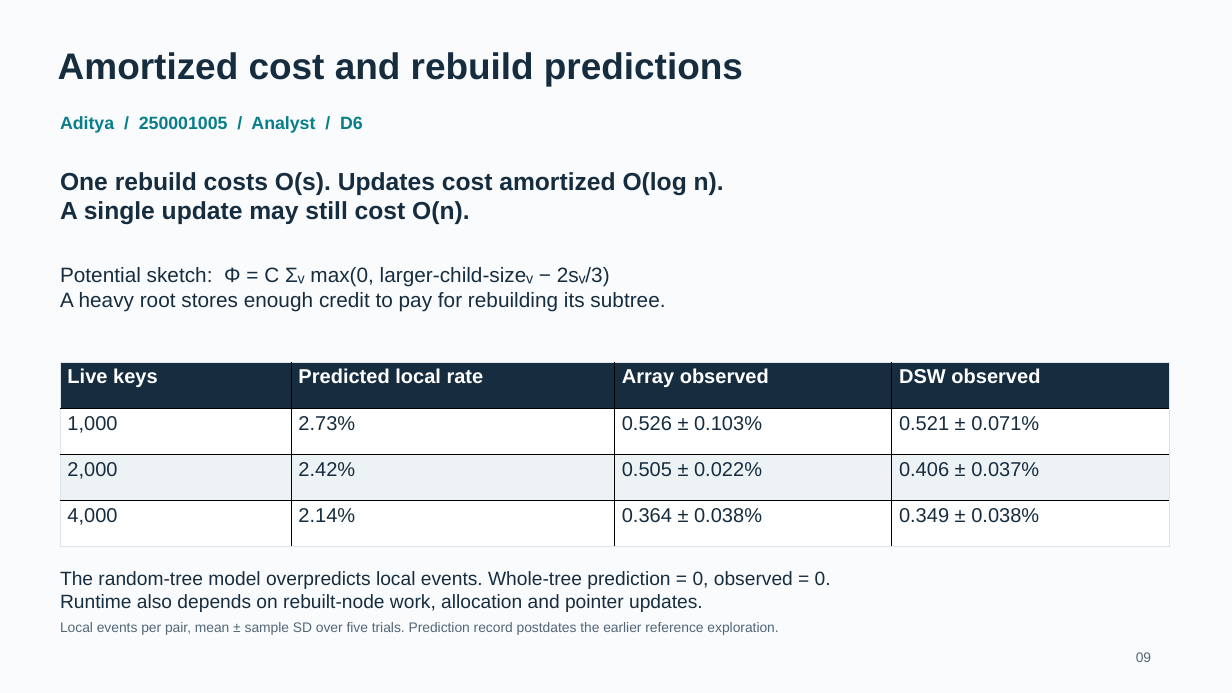
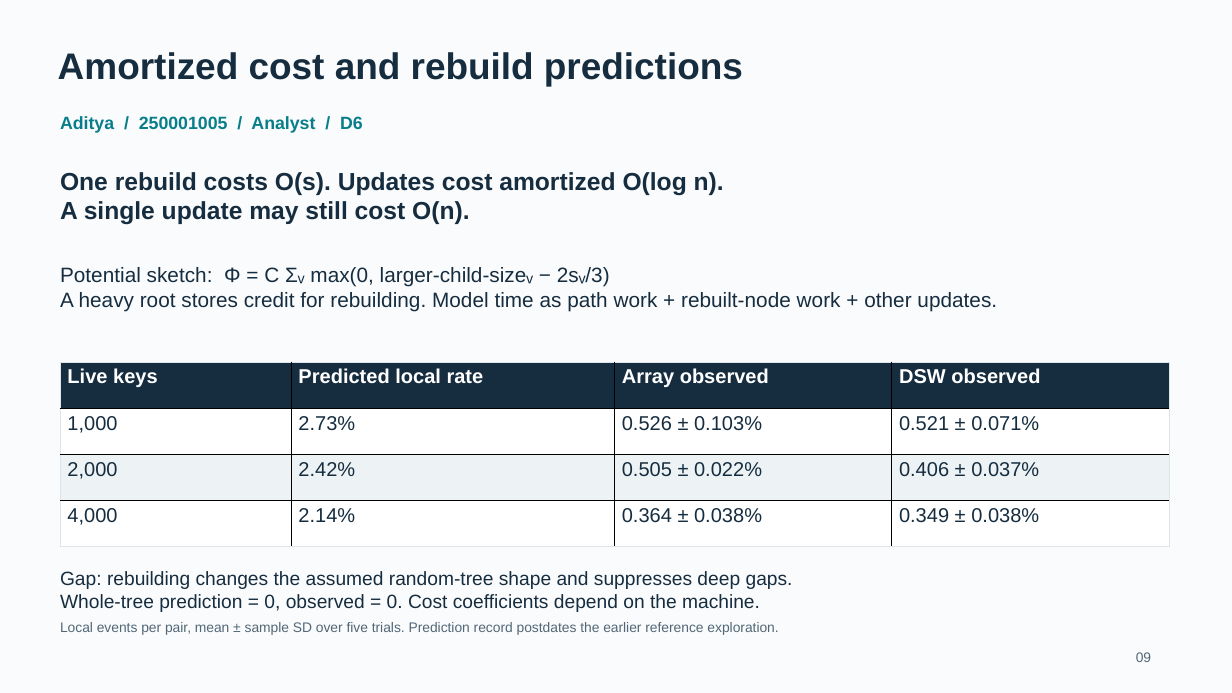
Before and after one commit to MayankMoyal/DSA-Project, a slide deck: slide 9 of docs/slides/slides.pptx. Drawn at 1232x693 pixels with LibreOffice and Linux fonts; fonts in the diff are those of the drawing. Boxes give left, top, right and bottom in pixels: in the first picture for what was removed or moved away, otherwise in the second. Text is boxed around its words. In the diff, an @@ line names an element or a change of style, - is before the commit and + after.

Commit message:
slides updated

```diff
--- a/docs/slides/slides.pptx
+++ b/docs/slides/slides.pptx
@@ text at (60, 292, 997, 312): text changed @@
-A heavy root stores enough credit to pay for rebuilding its subtree.
+A heavy root stores credit for rebuilding. Model time as path work + rebuilt-node work + other updates.
@@ text at (60, 571, 793, 612): text changed @@
-The random-tree model overpredicts local events. Whole-tree prediction = 0, observed = 0.
-Runtime also depends on rebuilt-node work, allocation and pointer updates.
+Gap: rebuilding changes the assumed random-tree shape and suppresses deep gaps.
+Whole-tree prediction = 0, observed = 0. Cost coefficients depend on the machine.
```
Also in this commit, not shown: 5 other slides changed, 2 slides added, 2 slides removed, 4 other files.
